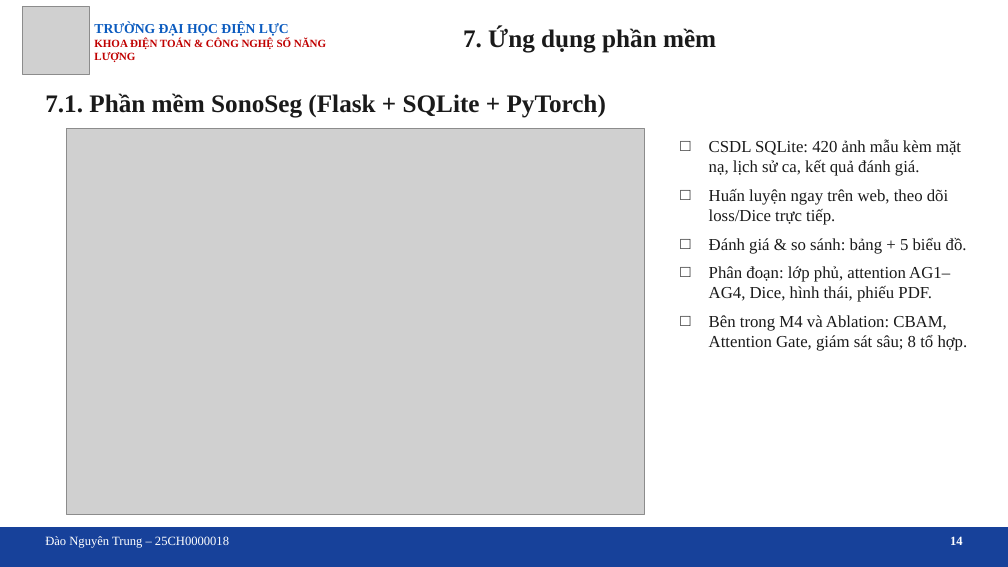
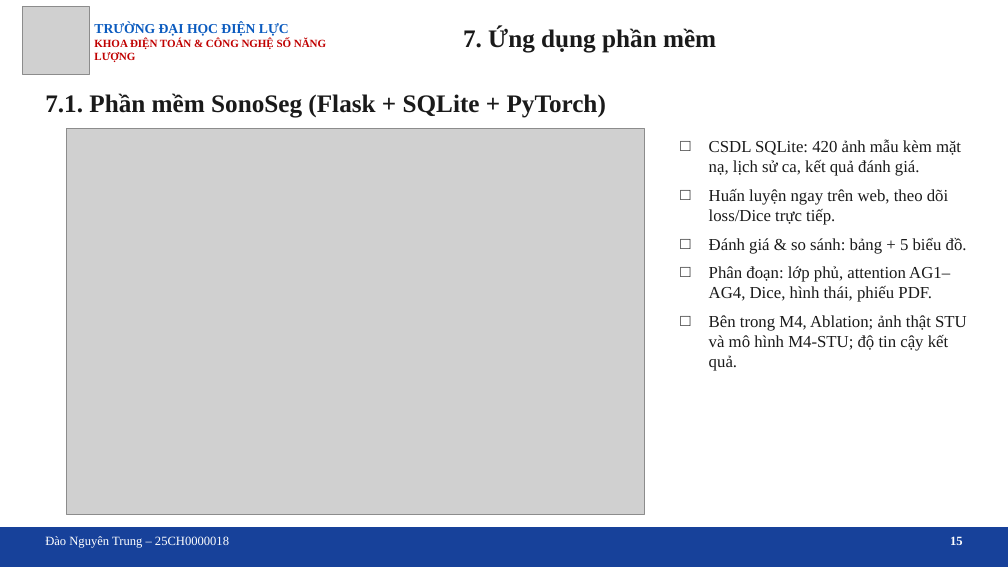
Before and after one commit to trungnguyen107/Medical-image-segmentation-breast-ultrasound-unet-attention, a slide deck: slide 15 of docs/Slide_bao_cao_DATN_U-Net_Attention.pptx (slide 14 before the commit). Drawn at 1008x567 pixels with LibreOffice and Linux fonts; fonts in the diff are those of the drawing; grey boxes stand for pictures; background and template pictures are left out. Boxes give left, top, right and bottom in pixels: in the first picture for what was removed or moved away, otherwise in the second. Text is boxed around its words. In the diff, an @@ line names an element or a change of style, - is before the commit and + after.

```diff
--- a/docs/Slide_bao_cao_DATN_U-Net_Attention.pptx
+++ b/docs/Slide_bao_cao_DATN_U-Net_Attention.pptx
@@ text at [709, 315, 967, 371]: text changed @@
-□ Bên trong M4 và Ablation: CBAM, Attention Gate, giám sát sâu; 8 tổ hợp.
+□ Bên trong M4, Ablation; ảnh thật STU và mô hình M4-STU; độ tin cậy kết quả.
@@ text at [950, 536, 963, 545]: text changed @@
-14
+15
```
Also in this commit, not shown: 2 other slides changed, 1 slide added, 2 other files.
